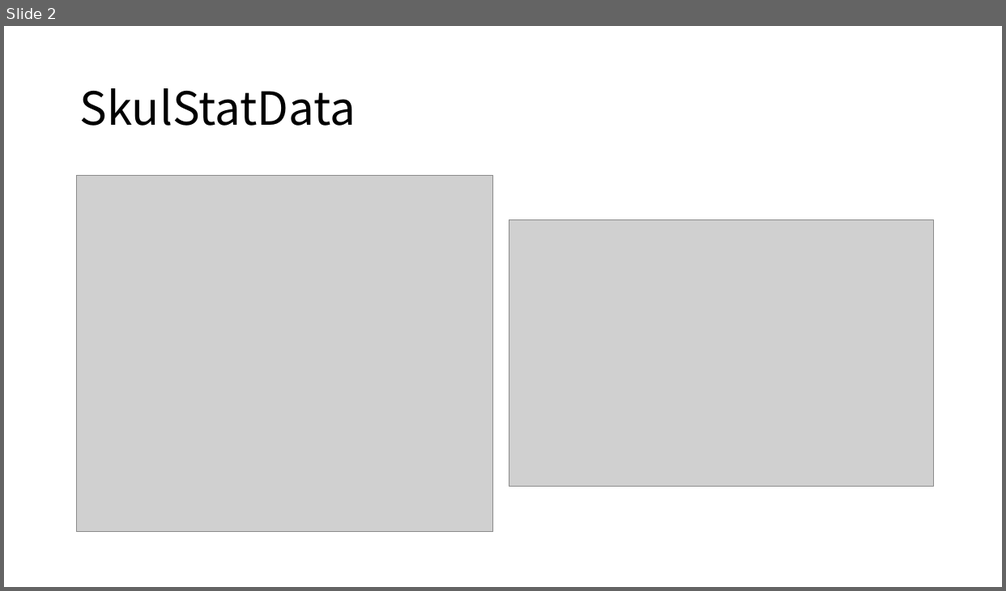
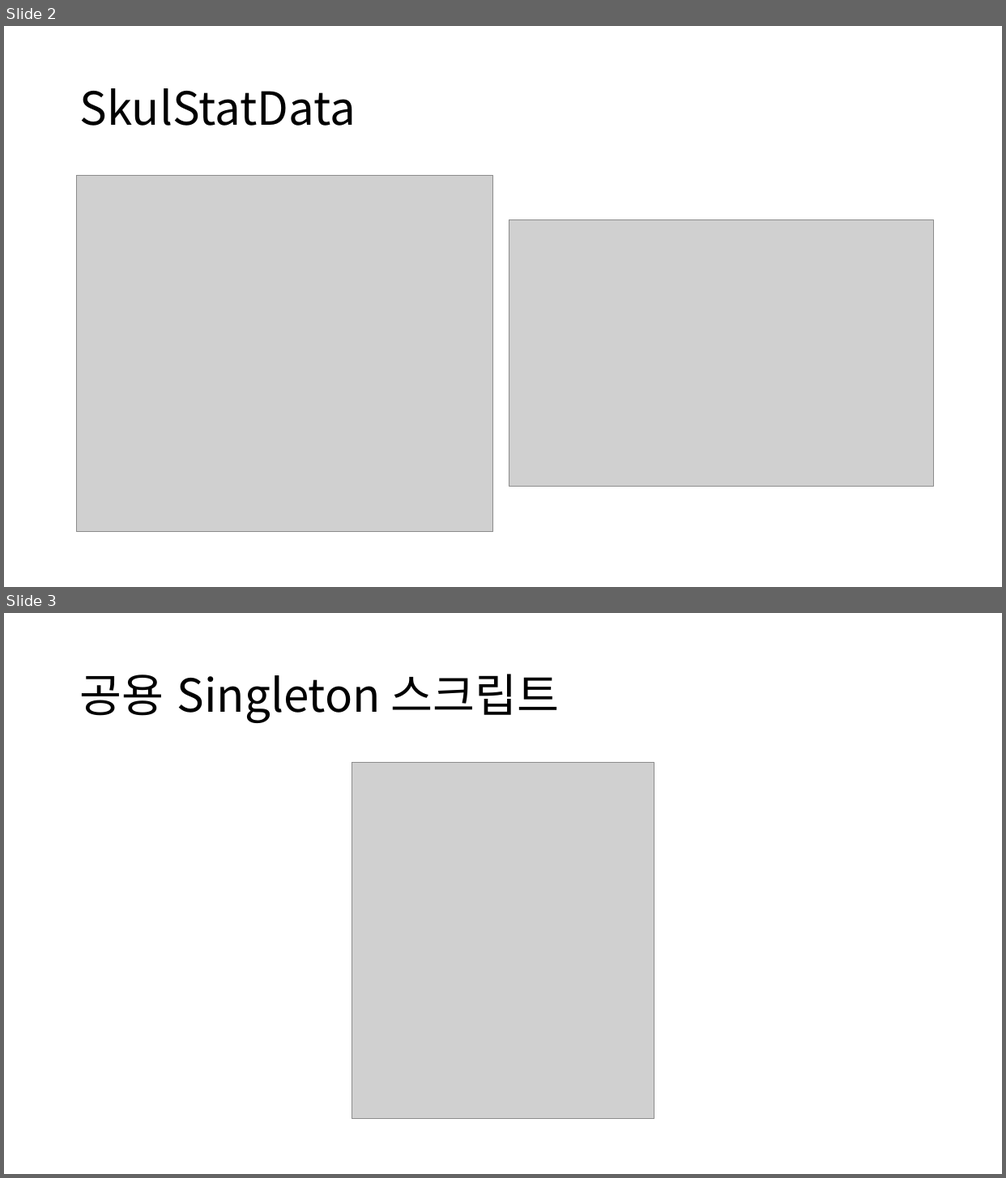
Before and after one commit to hanabi2356/Skul, a slide deck: 코드 사진.pptm. Shown one above the other, each under a label of ours: slide 2 before the commit, slides 2 and 3 after it. The pictures are 1006x591 and 1006x1178 pixels, drawn with LibreOffice and Linux fonts; fonts in the diff are those of the drawing; grey boxes stand for pictures. Boxes give left, top, right and bottom in pixels: in the first picture for what was removed or moved away, otherwise in the second. Text is boxed around its words. In the diff, an @@ line names an element or a change of style, - is before the commit and + after.

Commit message:
공용 싱글톤 및 DataManager 추가

```diff
--- a/코드 사진.pptm
+++ b/코드 사진.pptm
@@ slide 3 added at [4,613,1002,1174], background #FFFFFF @@
@@ title added at [80,674,560,723], 44 pt, text #000000 @@
+공용 Singleton 스크립트
@@ picture added at [352,763,654,1119] @@
```
Also in this commit, not shown: 12 other files.
